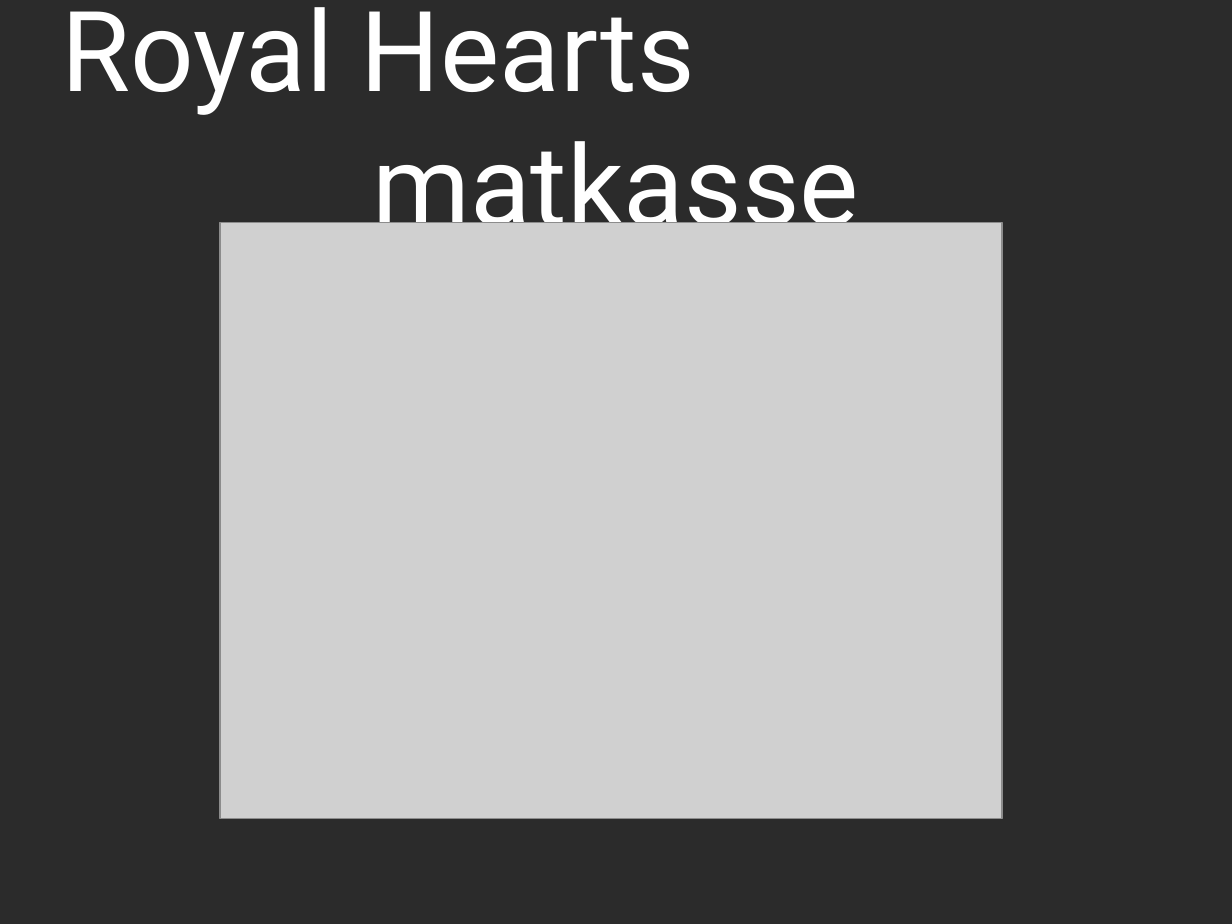
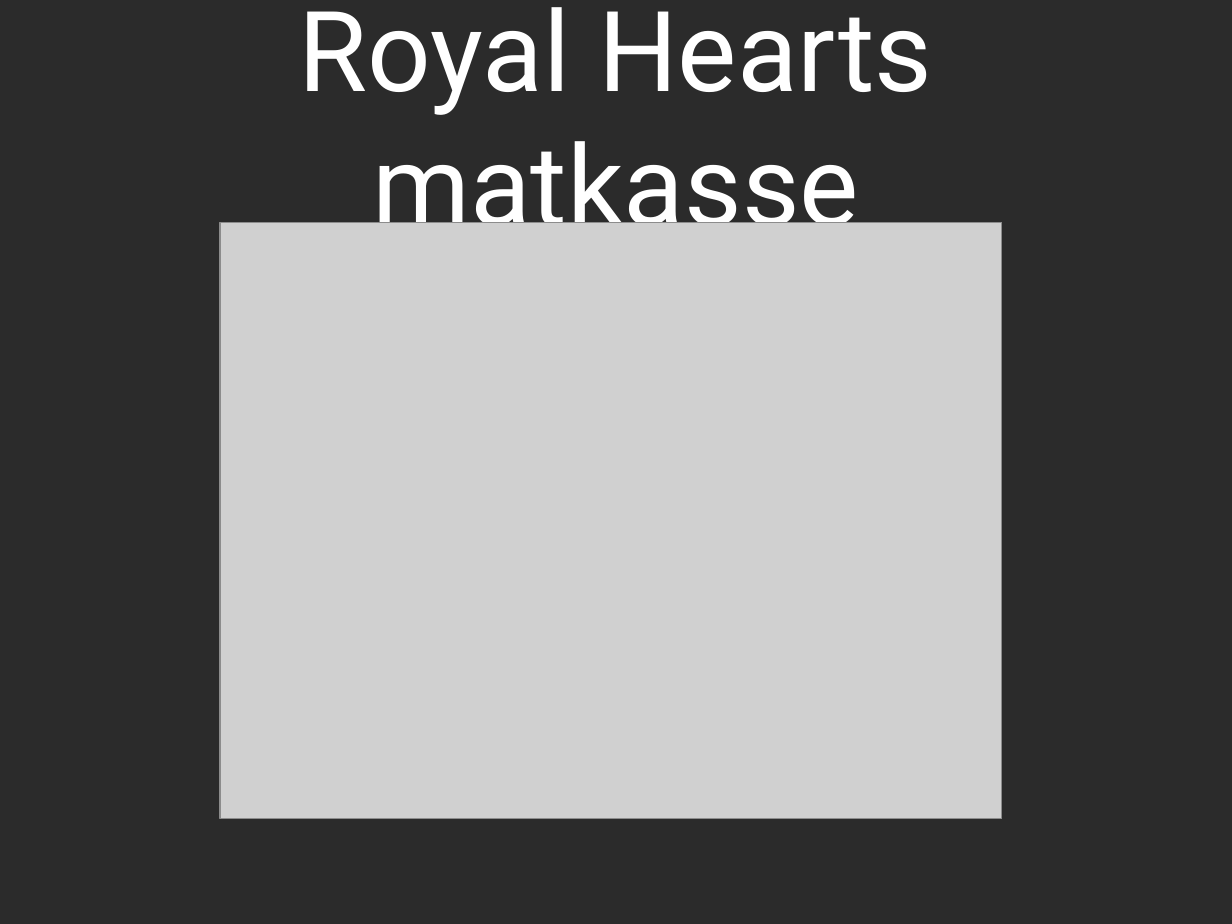
Before and after one commit to lukeeee/Royal-Hearts, a slide deck: slide 1 of redovisning.pptx. Drawn at 1232x924 pixels with LibreOffice and Linux fonts; fonts in the diff are those of the drawing; grey boxes stand for pictures; background and template pictures are left out; a plain dark background stands for a picture behind light text. Boxes give left, top, right and bottom in pixels: in the first picture for what was removed or moved away, otherwise in the second. Text is boxed around its words. In the diff, an @@ line names an element or a change of style, - is before the commit and + after.

```diff
--- a/redovisning.pptx
+++ b/redovisning.pptx
@@ text at [299,7,932,252]: text changed @@
-Royal Hearts
-matkasse
+Royal Hearts
+matkasse
```
Also in this commit, not shown: 2 other slides changed, 1 slide added, 1 slide removed.
